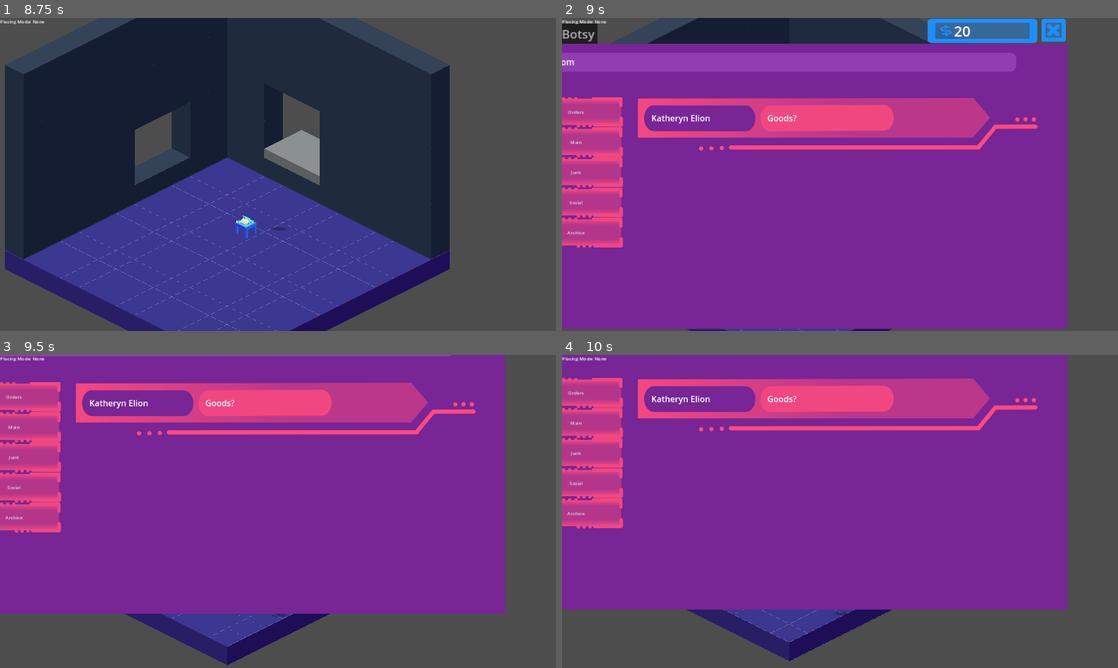
Above: before the commit, frames 1-4 (two rows, left to right).
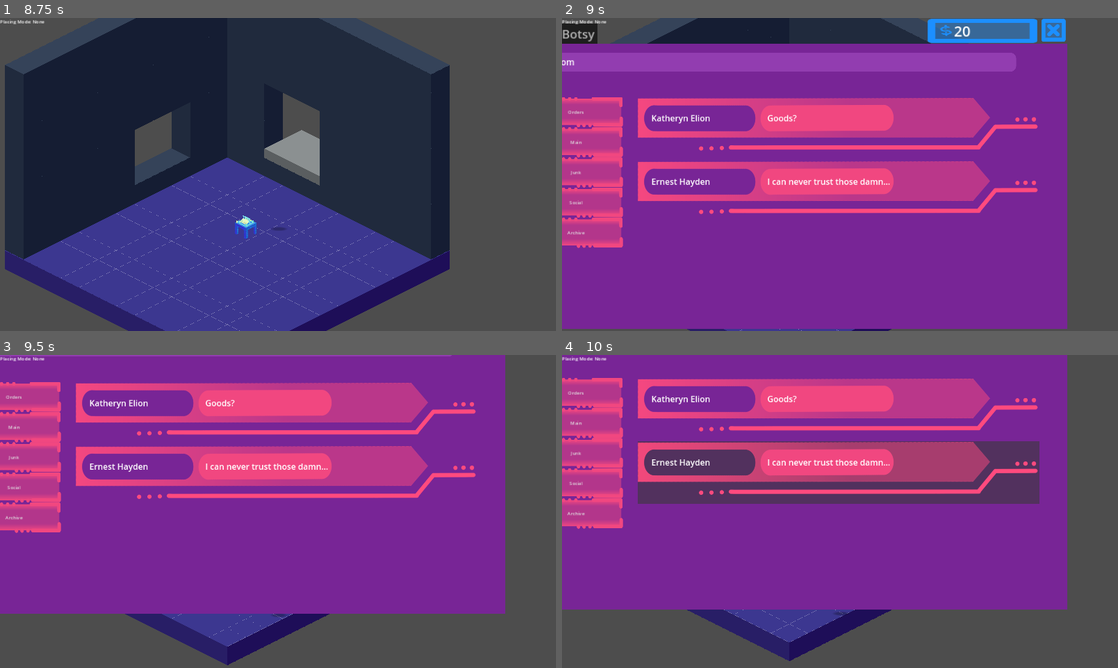
Above: after the commit, the same moments.

Repository: kaelynfmp/HearthLight
Game: Godot game, scene res://scenes/menu/main_menu.tscn
Same seed, same stepped clock (60 frames per second), same inputs: the game is played once before the commit and once after it.
Inputs (mouse positions are in pixels of both pictures, inside the frame that each line leads up to):
- Up to frame 1 (8.75 s): click "Start" at 0.5 s; tap Enter (ui_accept) at 1.25, 2, 2.75, 4.25, 5, 5.75, 7.52 s; drag from (55, 24) to (333, 105) at 1.27 s; drag from (355, 124) to (250, 237) at 2.02 s; move the mouse to (333, 105) at 2.77 s; hold D (move_right) 2.78-3.5 s; tap 1 (toggle_placing_mode) at 2.85, 7.35 s; drag from (250, 237) to (111, 127) at 3.52 s; drag from (244, 230) to (305, 174) at 4.27 s; drag from (111, 127) to (194, 96) at 5.02 s; move the mouse to (305, 174) at 5.77 s; hold S (move_down) 5.78-6.5 s; hold Shift (modifier) 5.78-6.5 s; click (305, 174) at 5.92 s; drag from (194, 96) to (166, 190) at 6.52 s; move the mouse to (400, 158) at 7.27 s; hold W (move_up) 7.28-8 s; drag from (166, 190) to (250, 237) at 8.02 s
- Up to frame 2 (9 s): move the mouse to (895, 105) at 8.77 s; hold S (move_down) from 8.78 s (still down); tap C (toggle_computer) at 8.85 s
- Up to frame 3 (9.5 s): keep holding S (move_down)
- Up to frame 4 (10 s): release S (move_down) at 9.5 s; drag from (812, 574) to (673, 464) at 9.52 s

Frame 1 is identical in both runs. In frame 2, 7.3% of the frame differs, in the area x 13-86%, y 45-63%; in frame 3, 7.3%; in frame 4, 14%, in the area x 13-86%, y 27-48%.

Commit message:
fix: order fulfillment emails

Diff:
--- a/resources/emails/secondemail.tres
+++ b/resources/emails/secondemail.tres
@@ -18,6 +18,6 @@
 category = "main"
 day = 1
 hour = 8
-minute = 30
+minute = 0
 is_read = false
 attached_order = ExtResource("1_ya2nd")
--- a/resources/orders/order1.tres
+++ b/resources/orders/order1.tres
@@ -11,6 +11,6 @@
 given_quantities = Array[int]([])
 required_items = Array[Resource]([ExtResource("1_yrjei")])
 required_quantities = Array[int]([2])
-currency_reward = 30
+currency_reward = 10
 rewards = Array[Resource]([ExtResource("2_v48g1")])
 rewards_quantities = Array[int]([1])
--- a/scenes/Computer Scenes/email_manager.gd
+++ b/scenes/Computer Scenes/email_manager.gd
@@ -131,9 +131,14 @@
 		accept_button.visible = false
 		reject_button.visible = false
 		fulfill_button.pressed.connect(func(): OrderManager.fulfill_order(email.attached_order))
-		#change_email_category(email, "archive")
+		#change_email_category(email, "orders")
 		#display_category_emails(current_category)
-
+	elif email.attached_order.is_completed:
+		change_email_category(email, "archive")
+		#display_category_emails(current_category)
+		fulfill_button.visible = false
+		accept_button.visible = false
+		reject_button.visible = false
 	else: # no attached order OR order has been responded to
 		accept_button.visible = false
 		reject_button.visible = false
--- a/scripts/order_manager.gd
+++ b/scripts/order_manager.gd
@@ -48,6 +48,7 @@
 		for i in range(len(order.required_items)):
 			remove_items_from_inventory(required_items[i],required_qtys[i])
 		reward_player(order)
+		order.is_completed = true
 	# if true:
 	# remove items
 	# reward player
Not shown: 1 places in resources/emails/secondemail.tres that only renumber resources
Not shown: 1 places in resources/orders/order1.tres that only renumber resources
Not shown: 1 places in resources/orders/order2.tres that only renumber resources
